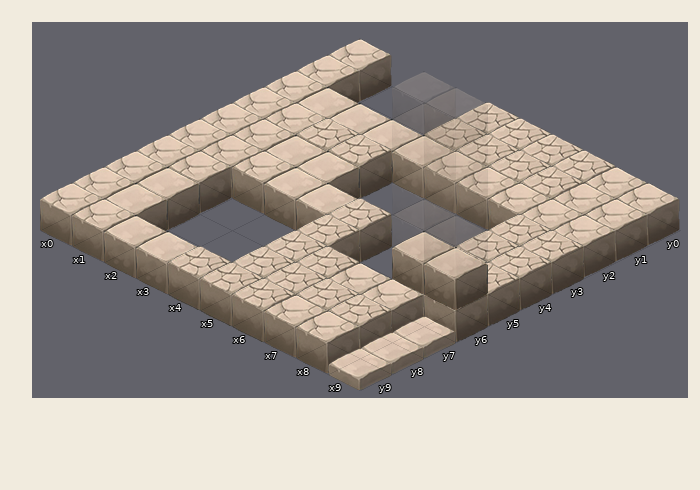
Tiled map: core/assets/map/test.tmx. The picture above was drawn from the file before the commit.
Cells are 64x32 px. Isometric: x runs down to the right, y down to the left. Shown: x 0..9, y 0..9. Layer "2_T" is drawn 0,-32 px off the grid.
Now the later version:
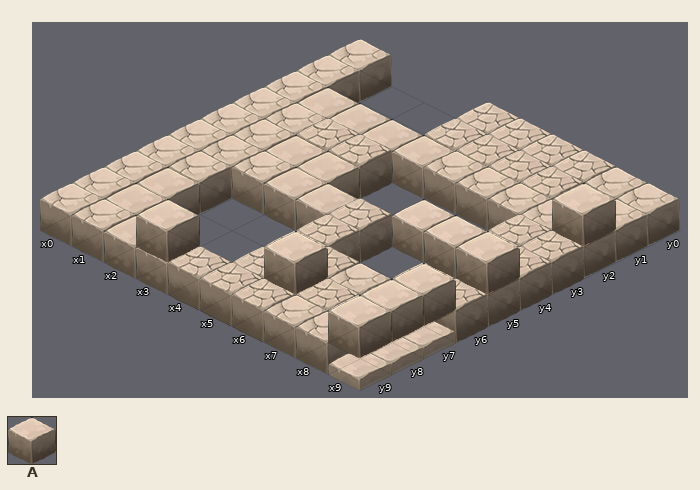
Key: from "Images": A 1 "tile__03".
_ is an empty cell.
The exact change:
{"change": "layer \"2_T\" offset 0,0 -> 0,-32 px"}
{"where": "layer \"2_T\""}
{"y":2,"x":9,"old":"_","new":"A"}
{"y":5,"x":9,"old":"_","new":"A"}
{"y":7,"x":9,"old":"_","new":"A"}
{"y":8,"x":6,"old":"_","new":"A"}
{"y":8,"x":9,"old":"_","new":"A"}
{"y":9,"x":3,"old":"_","new":"A"}
{"y":9,"x":9,"old":"_","new":"A"}
{"where": "layer \"3_T\" (now hidden)"}
{"y":4,"x":6,"old":"AA","new":"__"}
{"where": "layer \"4_T\" (now hidden)"}
{"y":3,"x":5,"old":"AA","new":"__"}
{"where": "layer \"5_T\" (now hidden)"}
{"y":2,"x":4,"old":"AA","new":"__"}
{"where": "layer \"6_T\" (now hidden)"}
{"y":1,"x":3,"old":"AA","new":"__"}
{"where": "layer \"7_T\" (now hidden)"}
{"y":0,"x":2,"old":"AA","new":"__"}
